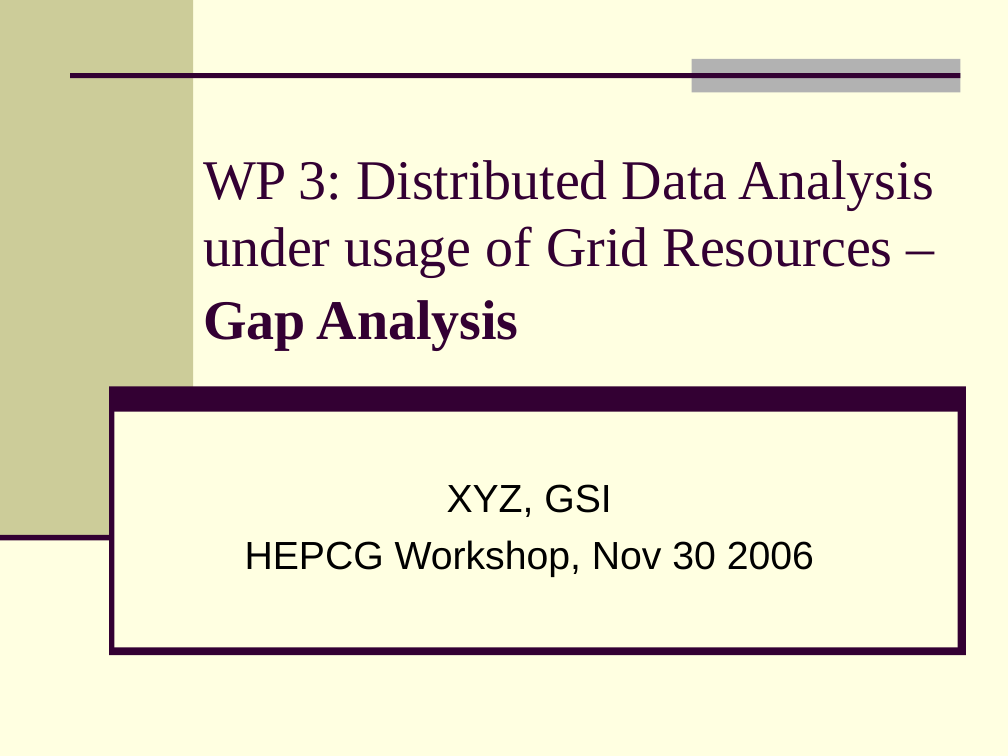
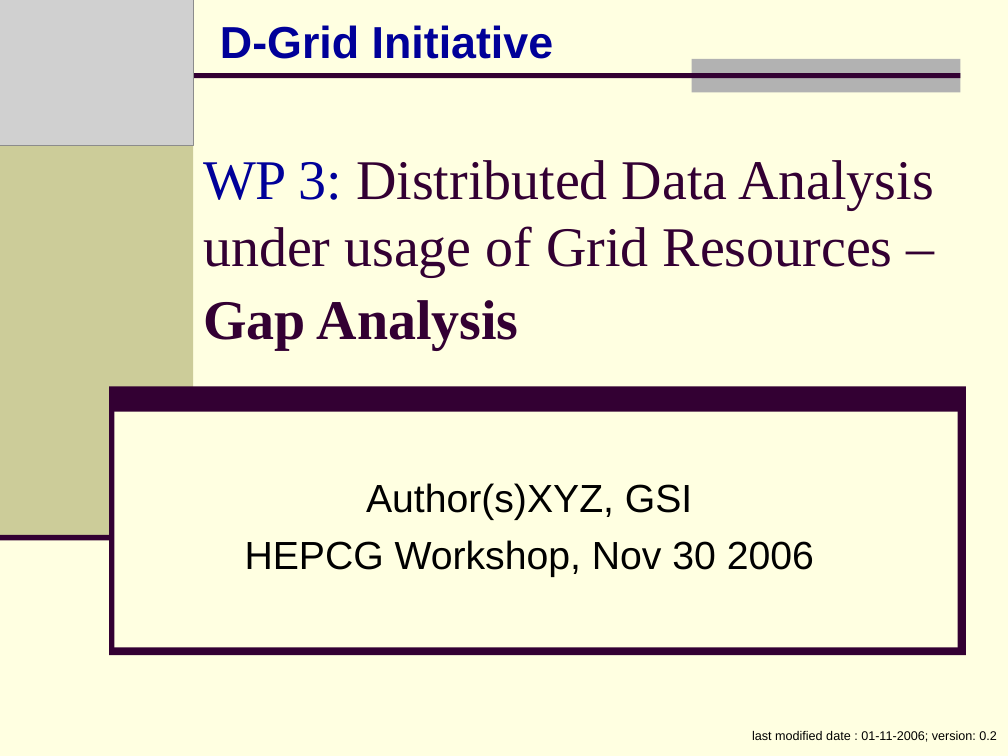
Before and after one commit to AnarManafov/PoDDocumentation, a slide deck: slide 1 of HEPCG-Workshops/2006-Nov/HEPCG-Workshops-2006-Nov.ppt. Drawn at 1008x756 pixels with LibreOffice and Linux fonts; fonts in the diff are those of the drawing; grey boxes stand for pictures. Boxes give left, top, right and bottom in pixels: in the first picture for what was removed or moved away, otherwise in the second. Text is boxed around its words. In the diff, an @@ line names an element or a change of style, - is before the commit and + after.

Commit message:
v. 0.2

```diff
--- a/HEPCG-Workshops/2006-Nov/HEPCG-Workshops-2006-Nov.ppt
+++ b/HEPCG-Workshops/2006-Nov/HEPCG-Workshops-2006-Nov.ppt
@@ picture added at (0,0,194,145) @@
@@ text added at (220,25,554,59), 32 pt, text #000099, bold @@
+D-Grid Initiative
@@ title "WP 3: Distributed Data Analysis ..." at (203,160,934,350): text colour #330033 to #000099 in "WP 3:" @@
@@ subtitle at (366,483,692,520): text changed @@
-XYZ, GSI
+Author(s)XYZ, GSI
@@ text added at (752,731,997,742), 9 pt, text #000000 @@
+last modified date : 01-11-2006; version: 0.2
```
Also in this commit, not shown: 1 other slide changed, 10 slides added.
